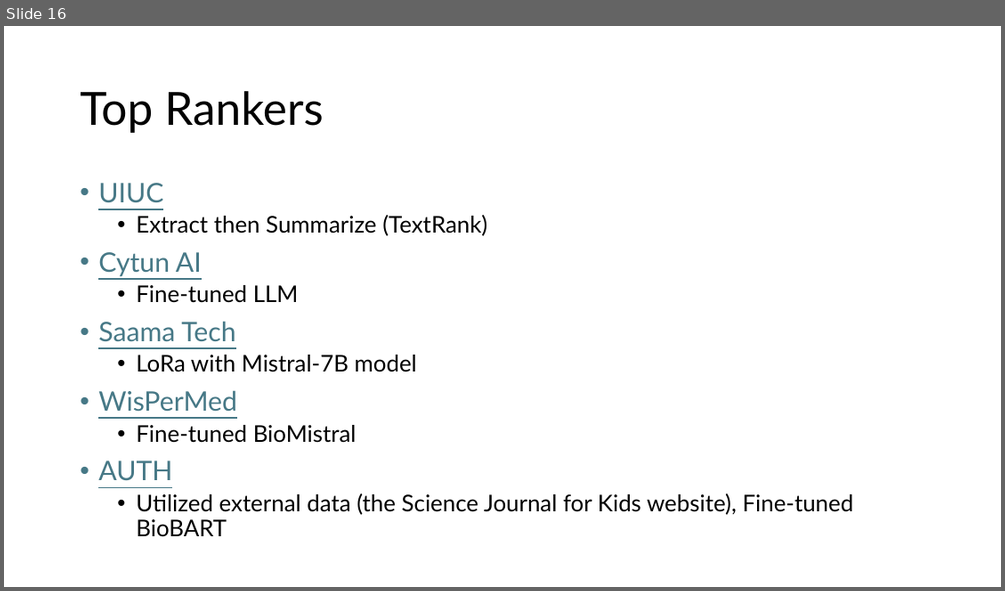
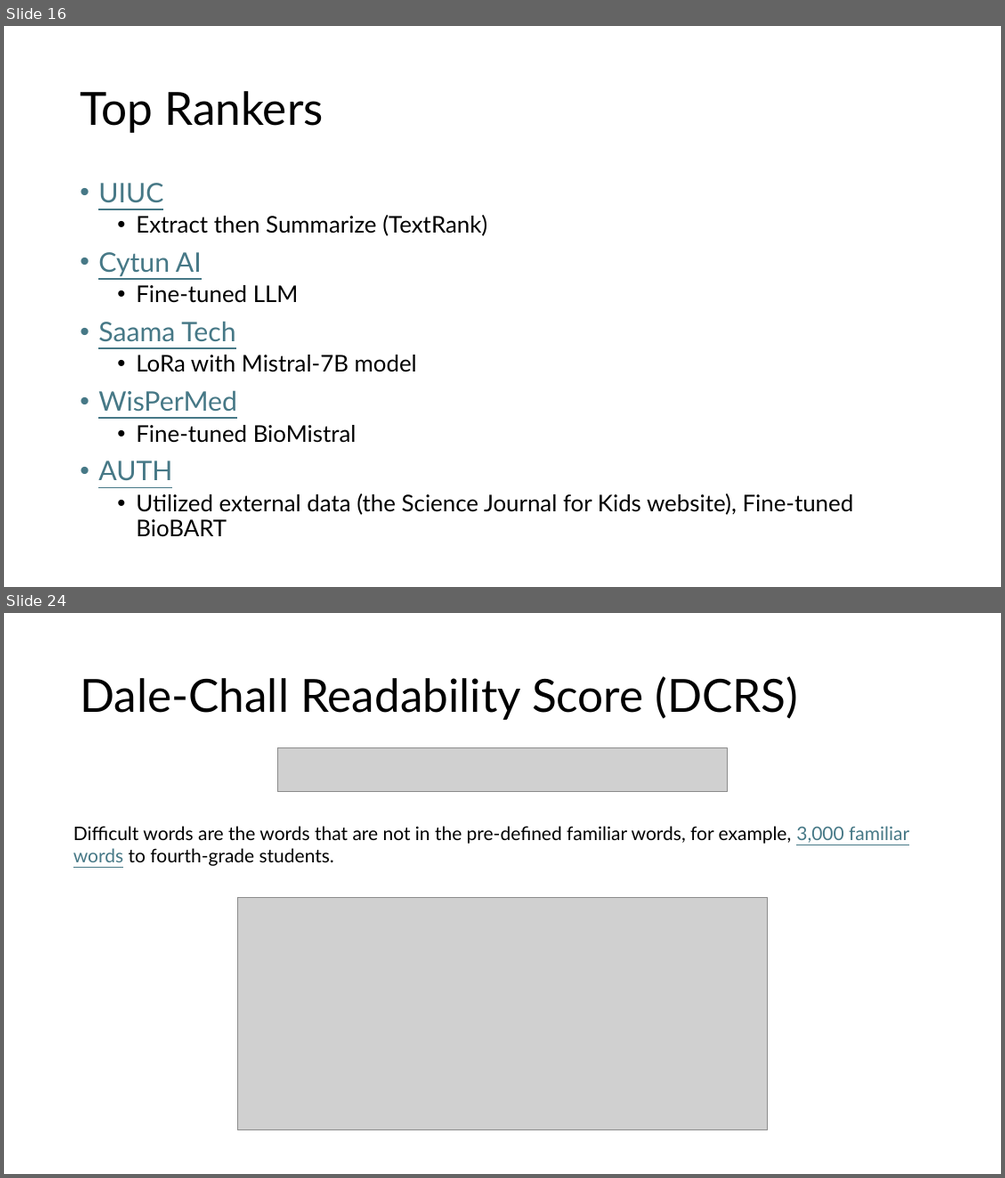
Before and after one commit to Jiho-YesNLP/24Fall-lab-meetings, a slide deck: materials/YesNLP-24Fa02-Jiho.pptx. Shown one above the other, each under a label of ours: slide 16 before the commit, slides 16 and 24 after it; the slides between them are not shown. The pictures are 1005x591 and 1005x1178 pixels, drawn with LibreOffice and Linux fonts; fonts in the diff are those of the drawing; grey boxes stand for pictures. Boxes give left, top, right and bottom in pixels: in the first picture for what was removed or moved away, otherwise in the second. Text is boxed around its words. In the diff, an @@ line names an element or a change of style, - is before the commit and + after.

```diff
--- a/materials/YesNLP-24Fa02-Jiho.pptx
+++ b/materials/YesNLP-24Fa02-Jiho.pptx
@@ slide 24 added at [4, 613, 1001, 1174], background #FFFFFF @@
@@ title added at [80, 676, 799, 720], 44 pt, text #000000 @@
+Dale-Chall Readability Score (DCRS)
@@ picture added at [278, 748, 727, 792] @@
@@ text added at [73, 826, 909, 866], 18 pt, text #000000 @@
+Difficult words are the words that are not in the pre-defined familiar words, for example, 3,000 familiar words to fourth-grade students.
@@ picture added at [237, 897, 768, 1130] @@
```
Also in this commit, not shown: 8 other slides added, 1 other file.
